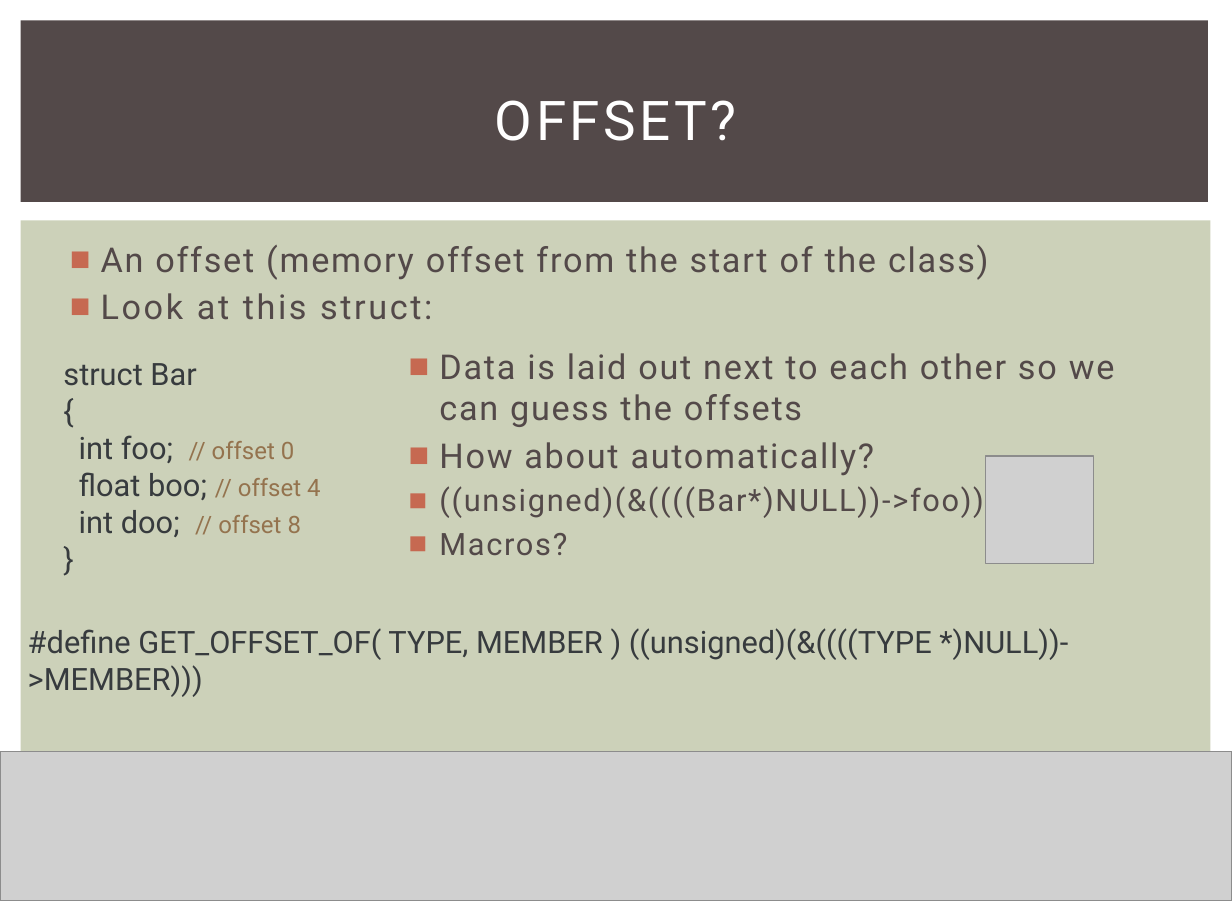
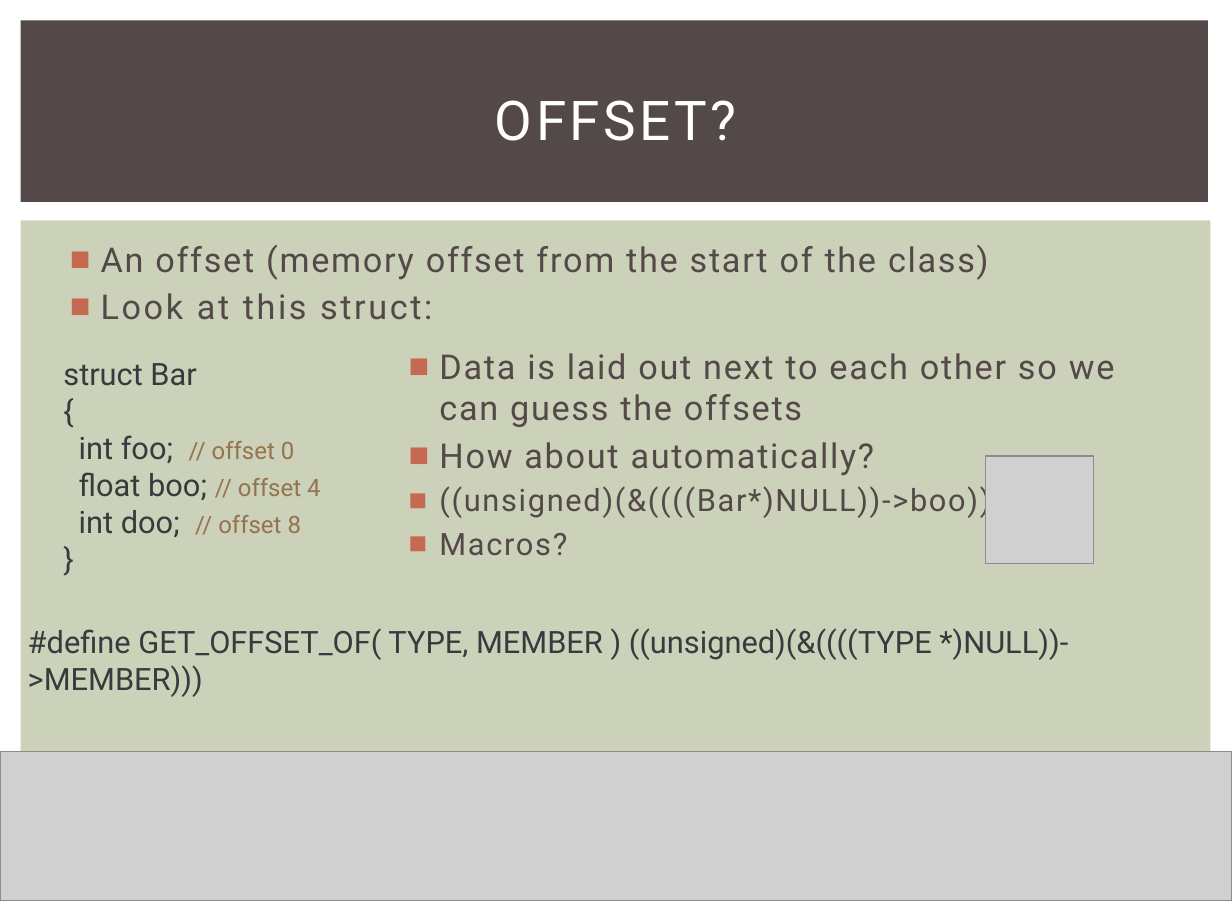
Before and after one commit to StaticSheep/StaticSheepGame, a slide deck: slide 8 of Documents/Introspection.pptx. Drawn at 1232x924 pixels with LibreOffice and Linux fonts; fonts in the diff are those of the drawing; grey boxes stand for pictures. Boxes give left, top, right and bottom in pixels: in the first picture for what was removed or moved away, otherwise in the second. Text is boxed around its words. In the diff, an @@ line names an element or a change of style, - is before the commit and + after.

```diff
--- a/Documents/Introspection.pptx
+++ b/Documents/Introspection.pptx
@@ text at <box>439,484,1003,520</box>: text changed @@
-  ■ ((unsigned)(&((((Bar*)NULL))->foo)))
+  ■ ((unsigned)(&((((Bar*)NULL))->boo)))
```
Also in this commit, not shown: 1 slide added, 1 other file.
